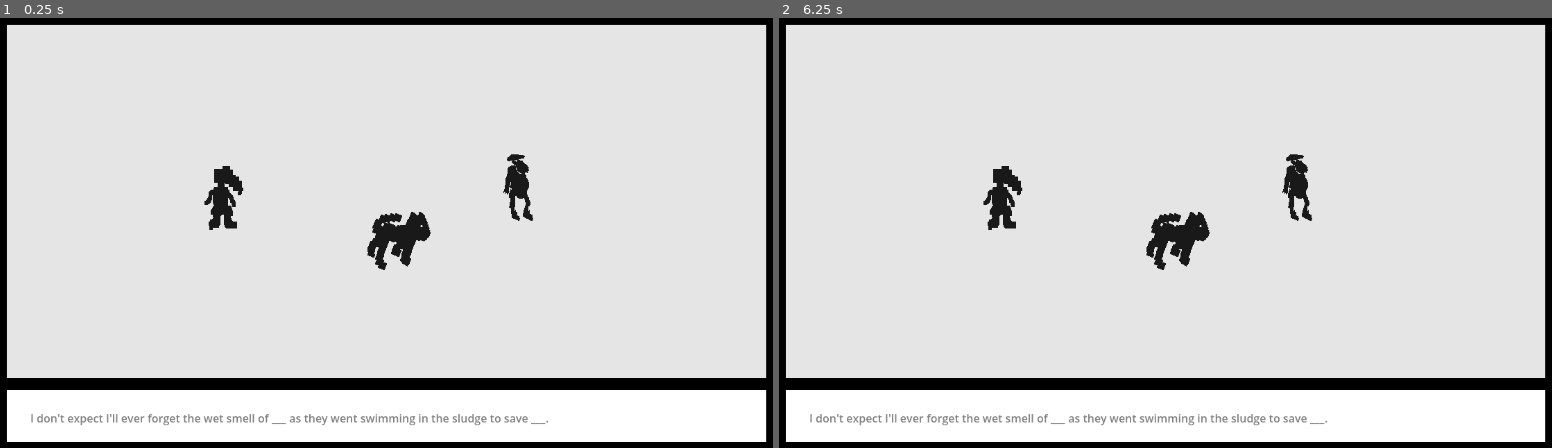
Above: before the commit, frames 1-2 (left to right).
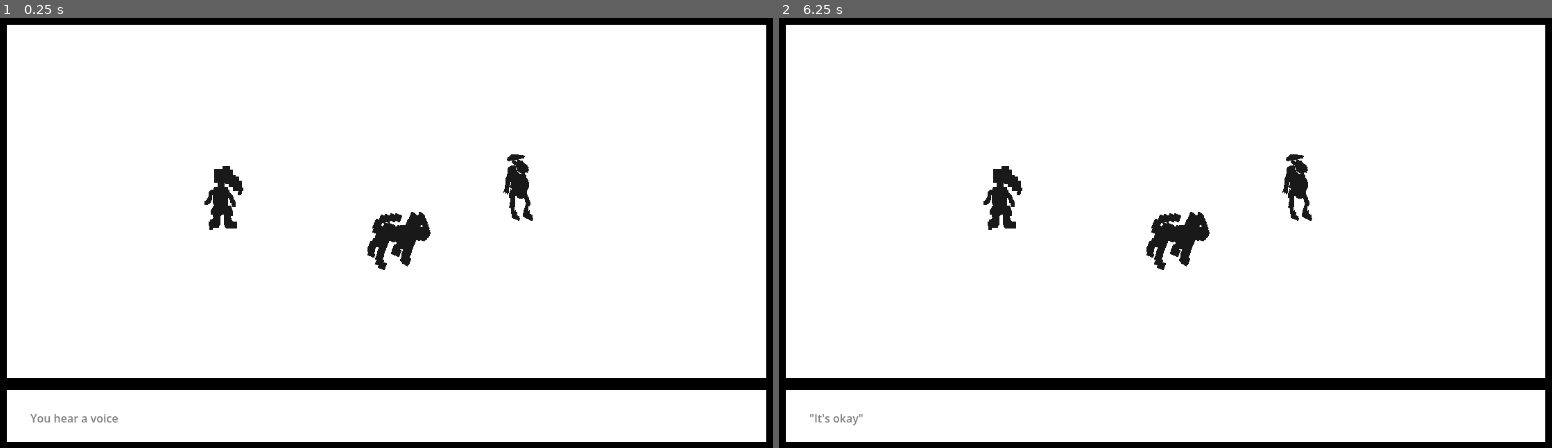
Above: after the commit, the same moments.

Repository: nqpz/ngj-2026
Game: Godot game, scene res://node_2d.tscn
Two runs of this game, one before a commit and one after it. Both use one fixed random seed, a clock stepped at 60 frames per second and the inputs below.
Inputs:
- Up to frame 1 (0.25 s): no input
- Up to frame 2 (6.25 s): tap Enter at 0.5, 2, 3.5 s; tap Space at 1.25, 2.75, 4.25 s

The runs differ from the first frame. In frame 1, 80% of the frame differs, in the area x 0-100%, y 1-95%; in frame 2, 80%.

Commit message:
Add prologue text

Diff:
--- a/prompt.gd
+++ b/prompt.gd
@@ -6,6 +6,10 @@
 var prompt_file_name: String = 'res://Prompts/prompts.txt'
 var prompt_list: PackedStringArray
 
+var message_queue = null
+var current_message_timer: float = 9999999
+var message_time: float = 6
+
 @export var testDrawing: Drawing
 
 static var prompt: Prompt
@@ -13,12 +17,30 @@
 func _ready():
 	prompt = self
 	read_prompts()
-	show_next_prompt()
+	show_text_from_file("res://Prompts/prologue.txt")
+
+func _process(delta):
+	if message_queue == null:
+		return
+	current_message_timer += delta
+	if current_message_timer >= message_time:
+		current_message_timer = 0
+		if  message_queue.size() > 0:
+			_render_prompt(message_queue[0])
+			message_queue.remove_at(0)
+		else:
+			show_next_prompt()
+			message_queue = null
 
 func read_prompts():
 	var f = FileAccess.open(prompt_file_name, FileAccess.READ)
 	var text = f.get_as_text()
-	prompt_list = text.split("\n")
+	prompt_list = text.split("\n", false)
+
+func show_text_from_file(file_name: String):
+	var f = FileAccess.open(file_name, FileAccess.READ)
+	var text = f.get_as_text()
+	message_queue = text.split("\n", false)
 
 # Use this when when a drawing is added to the prompt.
 func add_drawing(drawing: Drawing):
Not shown, added: Prompts/prologue.txt
